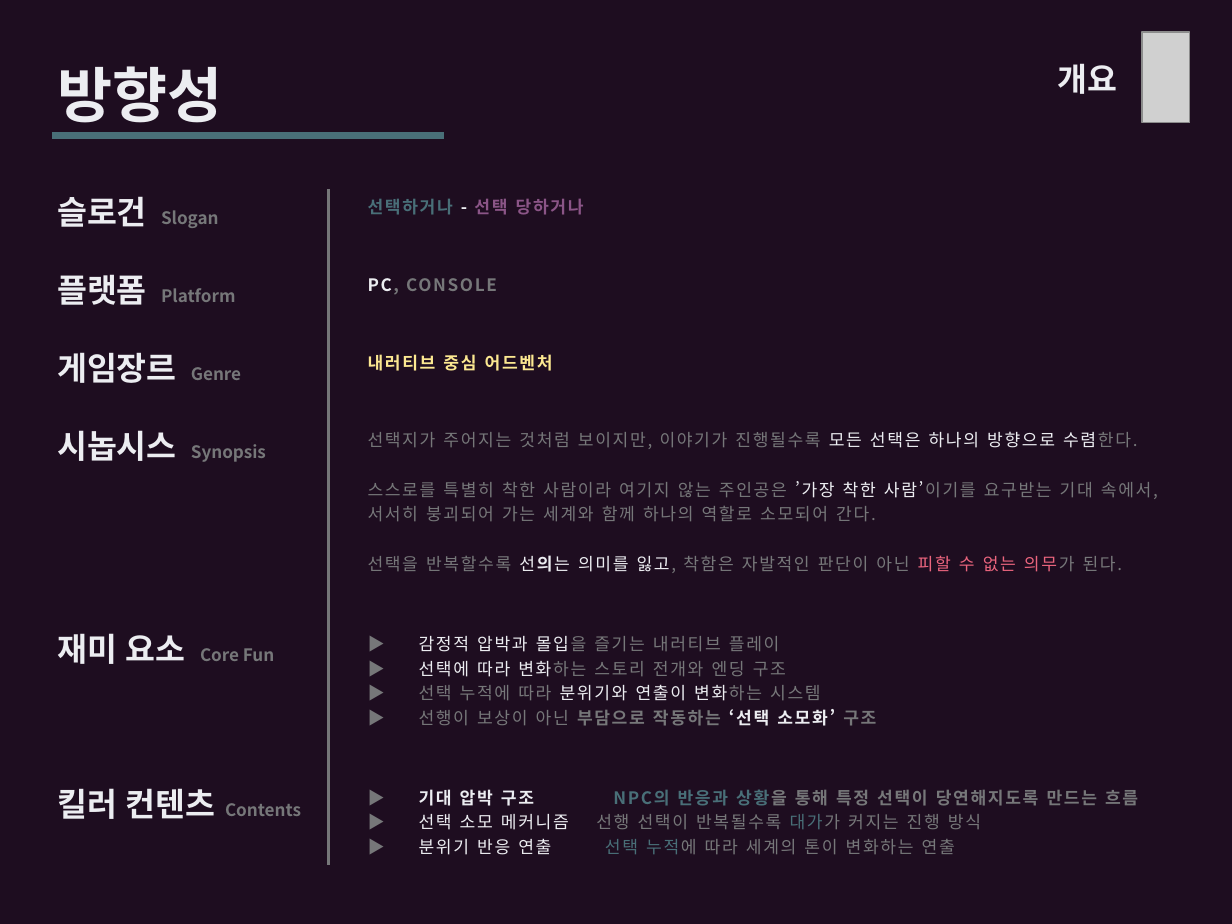
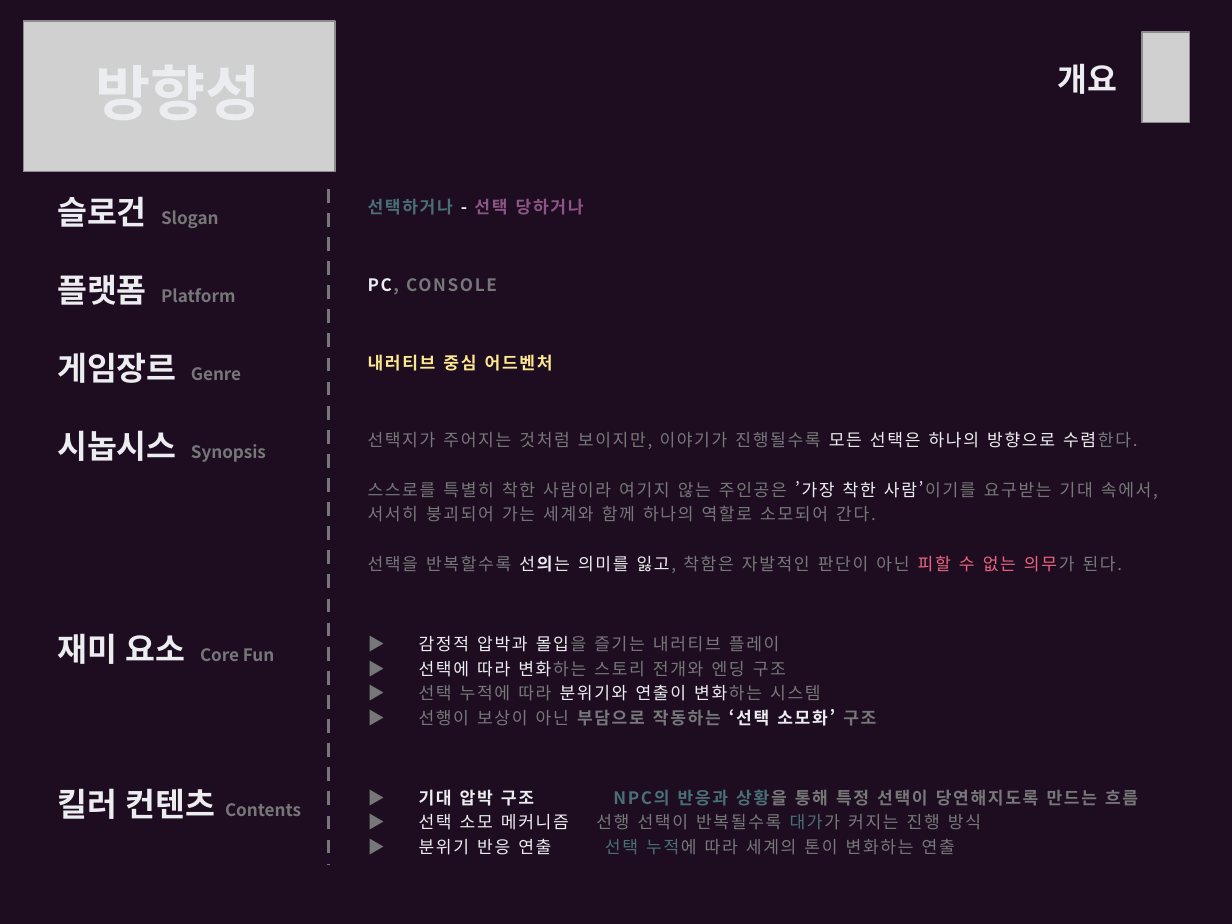
Before and after one commit to ysooj/Gihoek, a slide deck: slide 6 of reference_copying.pptx. Drawn at 1232x924 pixels with LibreOffice and Linux fonts; fonts in the diff are those of the drawing; grey boxes stand for pictures. Boxes give left, top, right and bottom in pixels: in the first picture for what was removed or moved away, otherwise in the second. Text is boxed around its words. In the diff, an @@ line names an element or a change of style, - is before the commit and + after.

```diff
--- a/reference_copying.pptx
+++ b/reference_copying.pptx
@@ picture added at bbox=[23, 21, 335, 171] @@
@@ text removed at bbox=[57, 66, 222, 133] @@
-방향성
@@ line removed from (52, 136) to (445, 136) @@
@@ line (329, 188) - (329, 865): stroke #767779 2 pt to #767779 2 pt dashed @@
```
Also in this commit, not shown: 7 other slides changed, 8 slides added, 4 slides removed, 55 other files.
